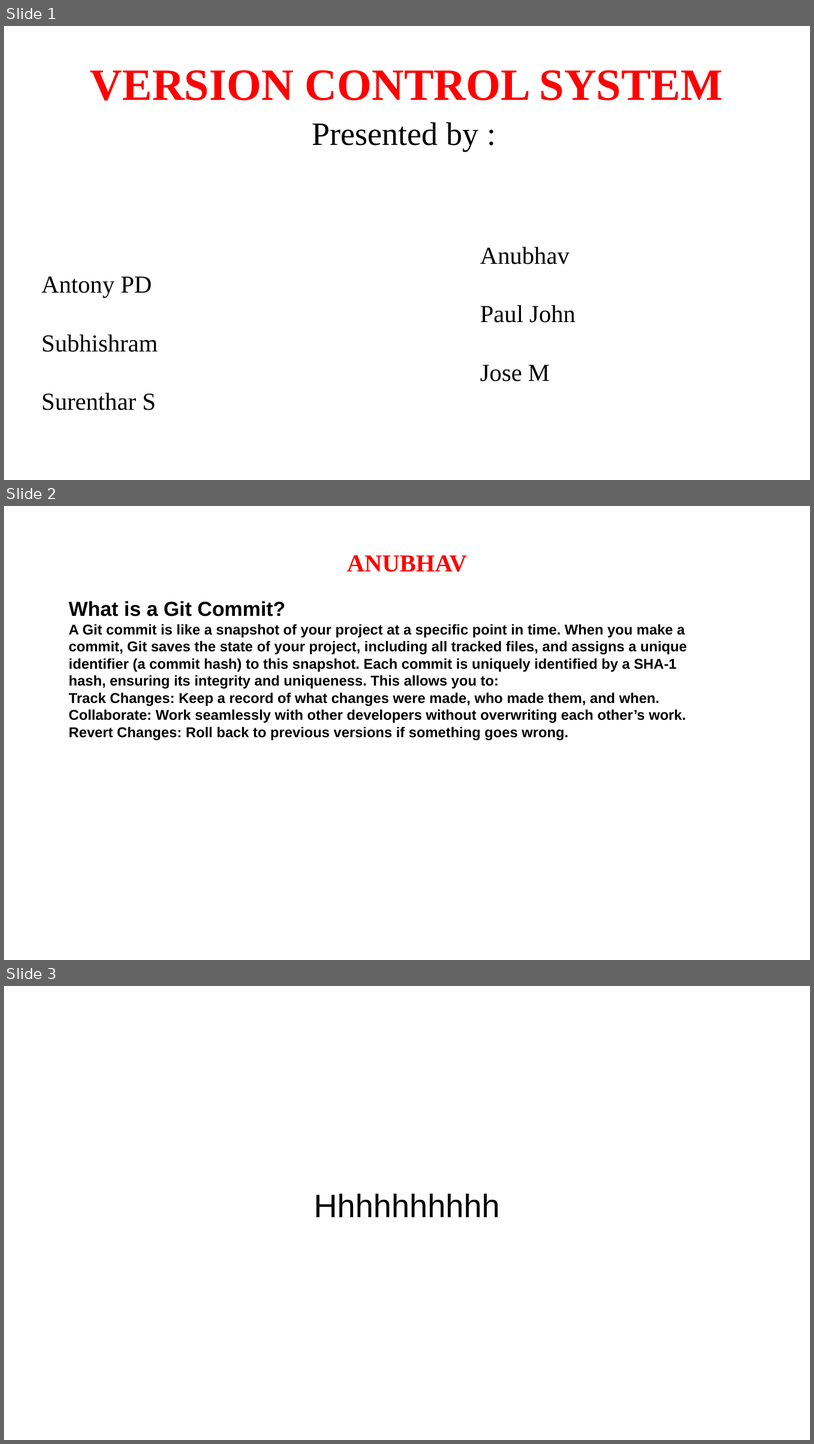
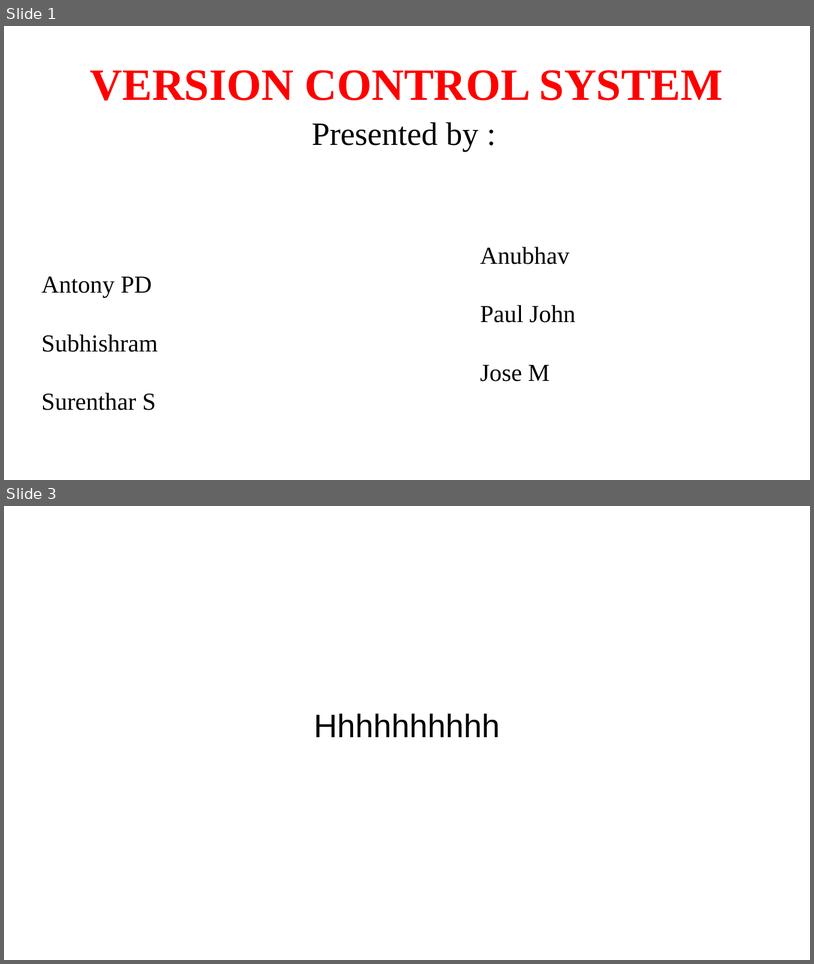
Before and after one commit to anubhavAnora/presentation, a slide deck: Presentation.odp. Shown one above the other, each under a label of ours: slides 1, 2 and 3 before the commit, slides 1 and 3 after it; the slides between them are not shown. The pictures are 814x1444 and 814x964 pixels, drawn with LibreOffice and Linux fonts; fonts in the diff are those of the drawing. Boxes give left, top, right and bottom in pixels: in the first picture for what was removed or moved away, otherwise in the second. Text is boxed around its words. In the diff, an @@ line names an element or a change of style, - is before the commit and + after.

```diff
--- a/Presentation.odp
+++ b/Presentation.odp
@@ slide 2 removed at bbox=[4, 506, 810, 960], background #FFFFFF @@
@@ title removed at bbox=[347, 555, 467, 572] @@
-ANUBHAV
@@ text removed at bbox=[69, 601, 687, 740] @@
-What is a Git Commit?
-A Git commit is like a snapshot of your project at a specific point in time. When you make a commit, Git saves the state of your project, including all tracked files, and assigns a unique identifier (a commit hash) to this snapshot. Each commit is uniquely identified by a SHA-1 hash, ensuring its integrity and uniqueness. This allows you to:
-Track Changes: Keep a record of what changes were made, who made them, and when.
-Collaborate: Work seamlessly with other developers without overwriting each other’s work.
-Revert Changes: Roll back to previous versions if something goes wrong.
```
Also in this commit, not shown: 1 slide added.
